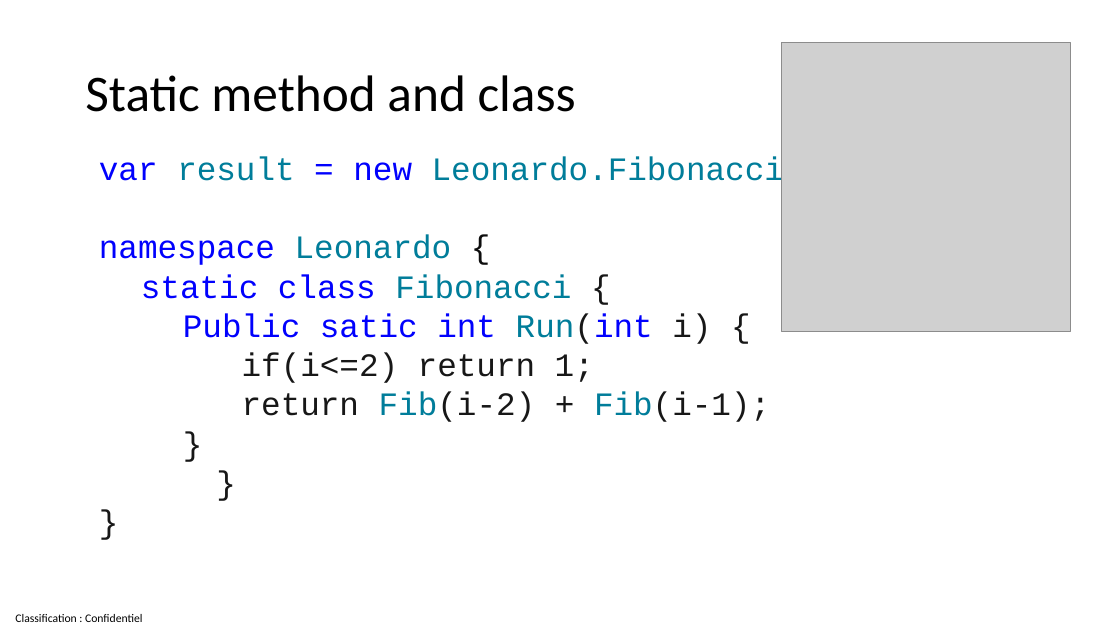
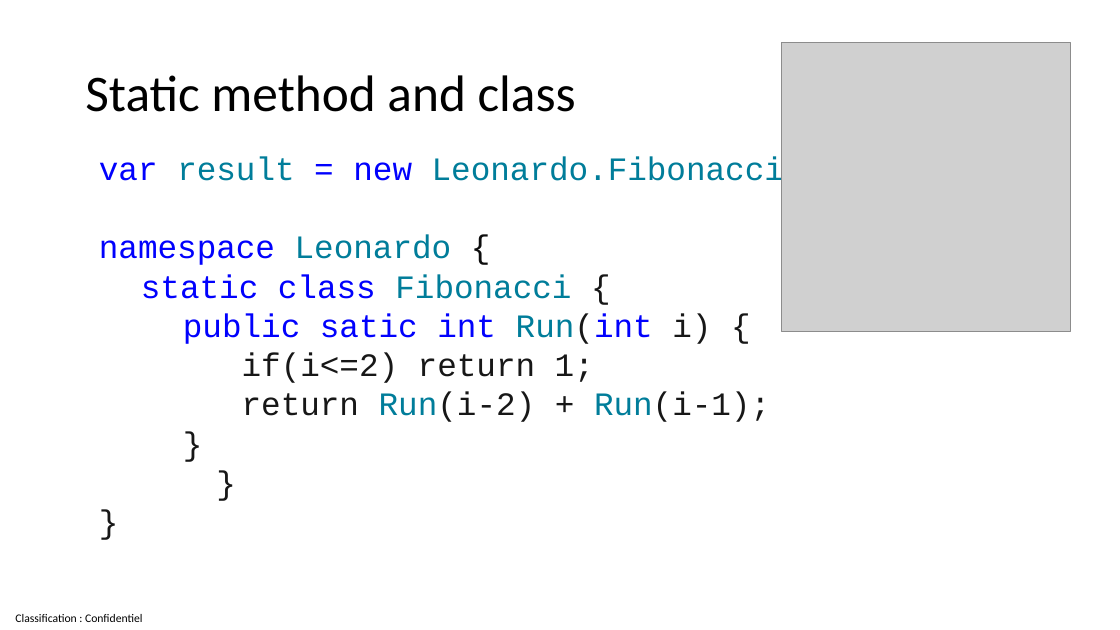
Before and after one commit to guillaume-chervet/course.dotnet, a slide deck: slide 55 of documentations/dotnet8.pptx (slide 54 before the commit). Drawn at 1120x630 pixels with LibreOffice and Linux fonts; fonts in the diff are those of the drawing; grey boxes stand for pictures. Boxes give left, top, right and bottom in pixels: in the first picture for what was removed or moved away, otherwise in the second. Text is boxed around its words. In the diff, an @@ line names an element or a change of style, - is before the commit and + after.

```diff
--- a/documentations/dotnet8.pptx
+++ b/documentations/dotnet8.pptx
@@ text at (x1=183, y1=313, x2=711, y2=344): text changed @@
-    Public satic int Run(int i) {
+    public satic int Run(int i) {
@@ text at (x1=242, y1=392, x2=770, y2=422): text changed @@
-    return Fib(i-2) + Fib(i-1);
+    return Run(i-2) + Run(i-1);
```
Also in this commit, not shown: 6 other slides changed, 1 slide added.
